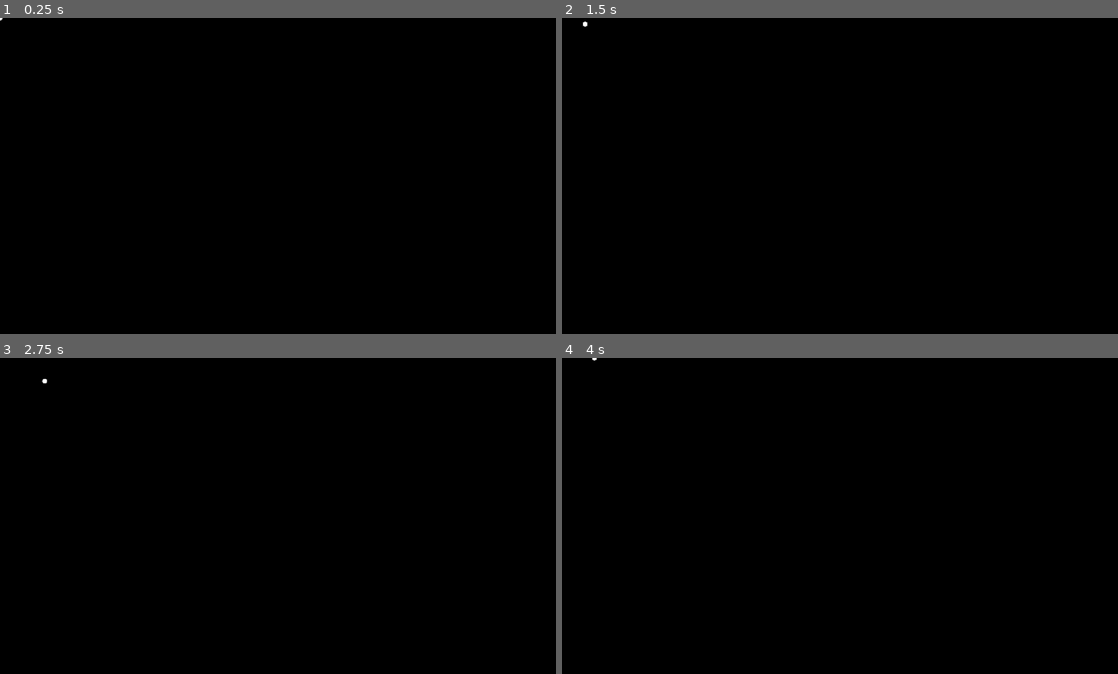
Above: before the commit, frames 1-4 (two rows, left to right).
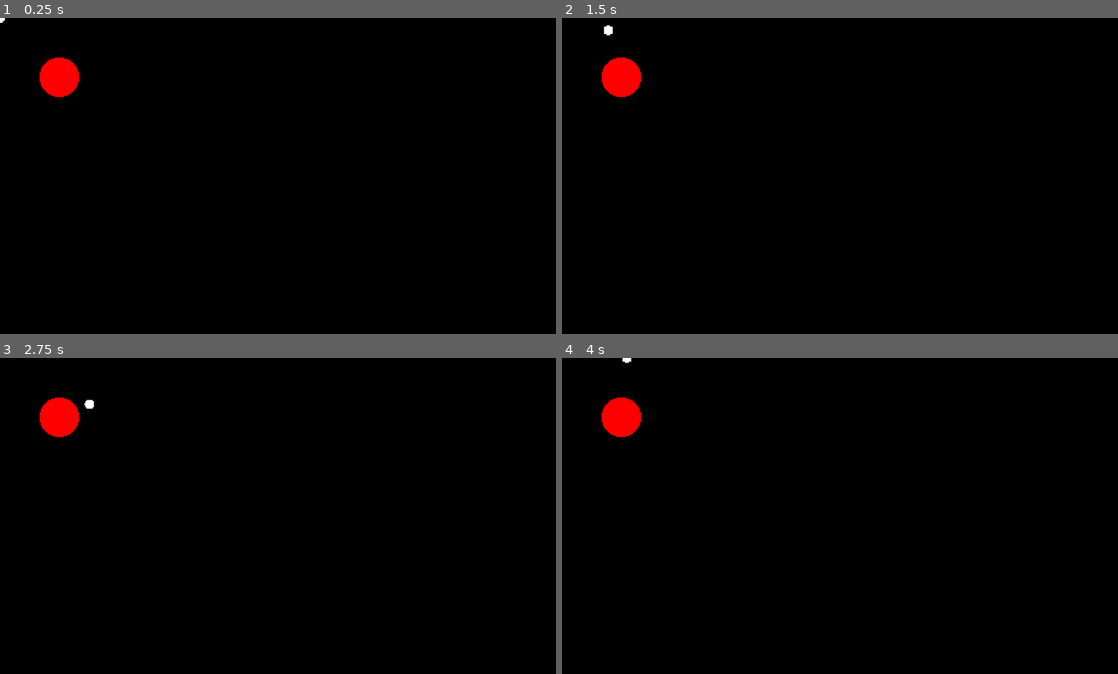
Above: after the commit, the same moments.

Repository: TitouanCh/ggj2023
Game: Godot game, scene res://scenes/flask.tscn
Same seed, same stepped clock (60 frames per second), same inputs: the game is played once before the commit and once after it. Before the commit the project starts from res://scenes/main.tscn.
Inputs:
- Up to frame 1 (0.25 s): no input
- Up to frame 2 (1.5 s): tap Enter at 0.5 s; hold Right (right) 0.53-1.28 s; tap Space at 1.25 s; hold S (down) from 1.28 s (still down)
- Up to frame 3 (2.75 s): tap Enter at 2 s; release S (down) at 2.03 s; hold Right (right) from 2.03 s (still down)
- Up to frame 4 (4 s): tap Space at 2.75 s; release Right (right) at 2.78 s; hold Up (up) 2.78-3.53 s; tap Enter at 3.5 s; hold A (left) from 3.53 s (still down)

The runs differ from the first frame. In frame 1, 0.7% of the frame differs, in the area x 0-15%, y 0-26%; in frame 2, 0.8%, in the area x 3-15%, y 1-26%; in frame 3, 0.8%; in frame 4, 0.8%.

Commit message:
draw barre points de vie

Diff:
--- /dev/null
+++ b/enemy.tscn
@@ -0,0 +1,6 @@
+[gd_scene load_steps=2 format=2]
+
+[ext_resource path="res://scripts/enemy.gd" type="Script" id=1]
+
+[node name="enemy" type="KinematicBody2D"]
+script = ExtResource( 1 )
--- a/project.godot
+++ b/project.godot
@@ -21,7 +21,7 @@
 [application]
 
 config/name="ggj2023"
-run/main_scene="res://scenes/main.tscn"
+run/main_scene="res://scenes/flask.tscn"
 config/icon="res://icon.png"
 
 [display]
--- /dev/null
+++ b/scenes/enemy.tscn
@@ -0,0 +1,14 @@
+[gd_scene load_steps=3 format=2]
+
+[ext_resource path="res://scripts/player.gd" type="Script" id=1]
+
+[sub_resource type="CircleShape2D" id=1]
+radius = 16.0
+
+[node name="player" type="KinematicBody2D"]
+script = ExtResource( 1 )
+
+[node name="sprite" type="AnimatedSprite" parent="."]
+
+[node name="collisionShape" type="CollisionShape2D" parent="."]
+shape = SubResource( 1 )
--- a/scenes/main.tscn
+++ b/scenes/main.tscn
@@ -1,7 +1,11 @@
-[gd_scene load_steps=2 format=2]
+[gd_scene load_steps=3 format=2]
 
 [ext_resource path="res://scenes/player.tscn" type="PackedScene" id=1]
+[ext_resource path="res://enemy.tscn" type="PackedScene" id=2]
 
 [node name="main" type="Node2D"]
 
 [node name="player" parent="." instance=ExtResource( 1 )]
+
+[node name="enemy" parent="." instance=ExtResource( 2 )]
+position = Vector2( 48, 48 )
--- /dev/null
+++ b/scripts/enemy.gd
@@ -0,0 +1,8 @@
+extends Entity
+
+func _draw():
+	# - DEBUG
+	draw_circle(Vector2.ZERO, 16, Color(255, 0, 0))
+
+func _draw_line():
+	draw_line(Vector2.ZERO, Vector2(50, 50), Color(255, 0, 0), 1)
